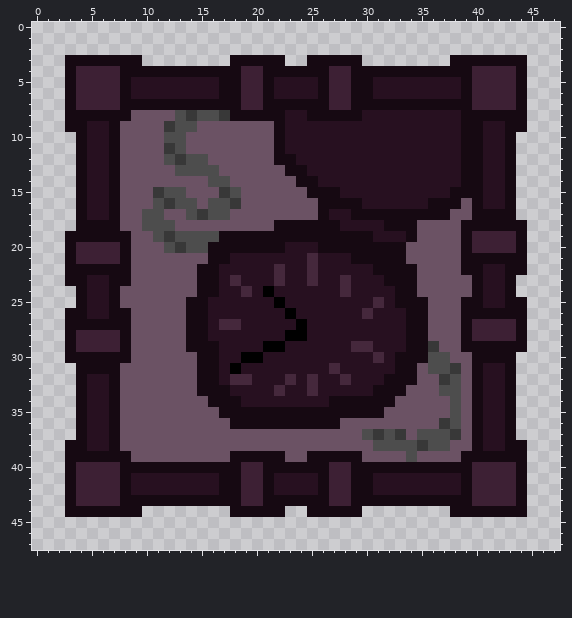
File history of a pixel-art file, assets/upgrade_icons/time_slow.aseprite. The picture above was drawn from the file before the commit.
48x48 pixels, 1 frame.
New version:
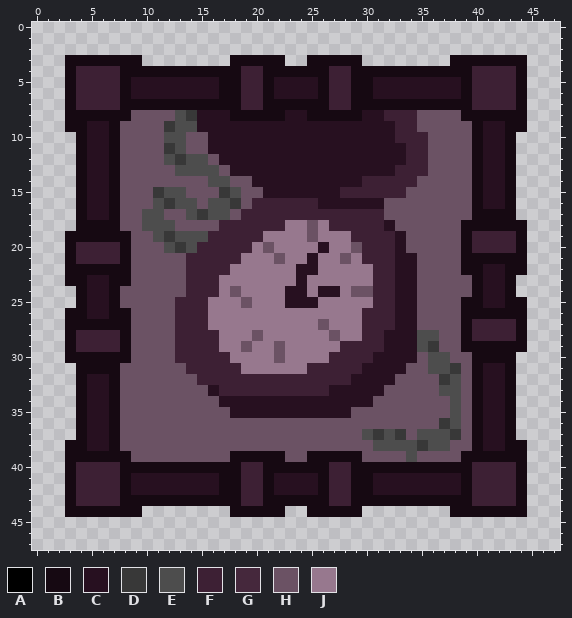
Palette (. is transparent): A #000000  B #160912  C #271020  D #383838  E #4d4d4d  F #3d2034  G #45283c  H #6b5264  J #97788e
Message: better stopwatch icon
What changed:
--- layer "upgrade"
@@ x 11..41 @@
  7 BBBBBBBBFFBBBBBBFFBBBBBBBBBBBFF
- 8 HHEDEEDBBBBBCCBBBBBCCCCCCCCCBBB
- 9 HDEEHHHHHHHBCCCCCCCCCCCCCCCCBBC
-10 HEEHHHHHHHHBCCCCCCCCCCCCCCCCBBC
-11 HDEHHHHHHHHBCCCCCCCCCCCCCCCCBBC
-12 HEDEEHHHHHHBBCCCCCCCCCCCCCCCBBC
-13 HHEEEEHHHHHHBBCCCCCCCCCCCCCCBBC
-14 HHHHHEEHHHHHHBBCCCCCCCCCCCCCBBC
-15 DEEHHHDEHHHHHHBBBCCCCCCCCCCBBBC
-16 EDEEHEEDHHHHHHHBBBBCCCCCCBBBHBC
-17 EHHEDEEHHHHHHHHBCCBBBBBBBBBHHBB
-18 EEHHHHHHHHHBBBBBBCCCCBBBHHHHBBB
-19 EDEEEEBBBBBBBBBBBBBBCCCBHHHHBFF
-20 HEDEEBBBBBBBCCCBBBBBBBBHHHHHBFF
-21 HHHHHBBCCCCCCCGCCCBBBBBHHHHHBBB
-22 HHHHBBCCCCCGCCGCCCCCBBBBHHHHBBC
-23 HHHHBBCGCCCGCCGCCGCCCBBBHHHHHBC
-24 HHHHBBCCGCACCCCCCGCCCCBBHHHHHBC
-25 HHHBBCCCCCCACCCCCCCCGCBBBHHHBBC
-26 HHHBBCCCCCCCACCCCCCGCCCBBHHHBBB
-27 HHHBBCGGCCCCCACCCCCCCCCBBHHHBFF
-28 HHHBBCCCCCCCAACCCCCCCCCBBHHHBFF
-29 HHHBBBCCCCAACCCCCCGGCCCBBDHHBBB
-30 HHHHBBCCAACCCCCCCCCCGCBBBEEHHBB
-31 HHHHBBCACCCCCCCCGCCCCCBBHEEDHBC
-32 HHHHBBCGGCCCGCGCCGCCCBBBHHDEHBC
-33 HHHHBBBCCCCGCCGCCCCCBBBHHHEEHBC
-34 HHHHHBBBCCCCCCCCBBBBBBHHHHHEHBC
-35 HHHHHHBBBBBBBBBBBBBBBHHHHHHEHBC
-36 HHHHHHHBBBBBBBBBBHHHHHHHHHDEHBC
+ 8 HHEDCCCBBBBBCCBBBBBCCFFFHHHHBBB
+ 9 HDEECCCCCCCCCCCCCCCCCCFFHHHHHBC
+10 HEEHHCCCCCCCCCCCCCCCCCFFFHHHHBC
+11 HDEHHCCCCCCCCCCCCCCCCCCFFHHHHBC
+12 HEDEEHCCCCCCCCCCCCCCCCCFFHHHHBC
+13 HHEEEEHCCCCCCCCCCCCCCCFFFHHHHBC
+14 HHHHHEEHHCCCCCCCCCCFFFFFHHHHHBC
+15 DEEHHHDEHHCCCCCCCFFFFFFHHHHHHBC
+16 EDEEHEEDHFFFFFFCCCCCCHHHHHHHHBC
+17 EHHEDEEHFFFFFFFFFFFFFHHHHHHHHBB
+18 EEHHHHFFFFFFJJHJFFFFFCHHHHHHBBB
+19 EDEEEFFFFFJJJJHJJJFFFFCHHHHHBFF
+20 HEDEFFFFFJHJJJJCJJHFFFCHHHHHBFF
+21 HHHFFFFFJJJHJJCJJHJFFFCCHHHHBBB
+22 HHHFFFFJJJJJJCCJJJJJFFCCHHHHBBC
+23 HHHFFFJJJJJJJCJJJJJJFFCCHHHHHBC
+24 HHHFFFJHJJJJCCJCCJHHFFCCHHHHHBC
+25 HHFFFJJJHJJJCCCJJJJJFFCCHHHHBBC
+26 HHFFFJJJJJJJJJJJJJJFFFCCHHHHBBB
+27 HHFFFJJJJJJJJJJHJJJFFFCCHHHHBFF
+28 HHFFFFJJJHJJJJJJHJJFFCCCEEHHBFF
+29 HHFFFFJJHJJHJJJJJFFFFCCCEDHHBBB
+30 HHFFFFFJJJJHJJJJFFFFCCCCHEEHHBB
+31 HHHFFFFFJJJJJJFFFFFCCCCHHEEDHBC
+32 HHHHFFFFFFFFFFFFFFCCCCHHHHDEHBC
+33 HHHHHCFFFFFFFFFFCCCCCHHHHHEEHBC
+34 HHHHHHCCCCCCCCCCCCCCHHHHHHHEHBC
+35 HHHHHHHCCCCCCCCCCCHHHHHHHHHEHBC
+36 HHHHHHHHHHHHHHHHHHHHHHHHHHDEHBC
 37 HHHHHHHHHHHHHHHHHHHEDEDHEEEDHBC
Where, in picture pixels (left, top, right, bottom), the same in both pictures:
changed: (175, 110, 472, 429)
